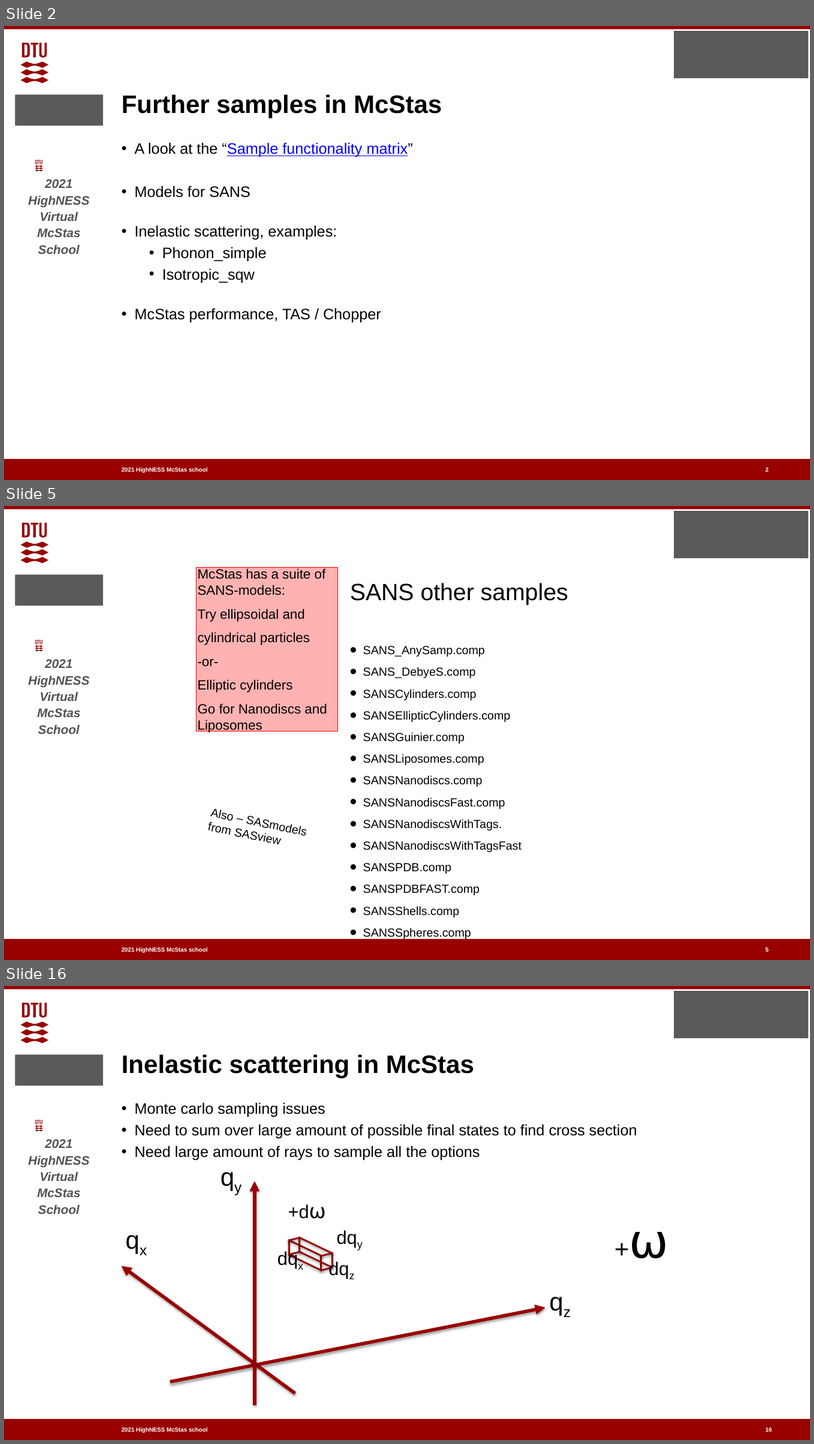
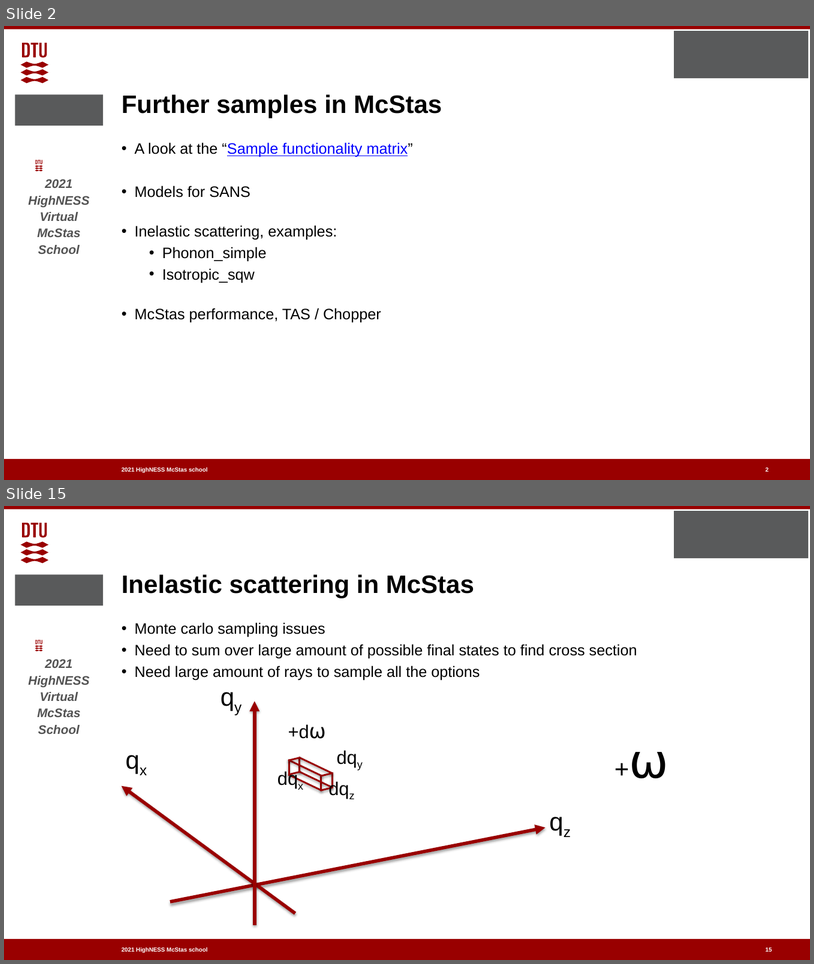
Before and after one commit to McStasMcXtrace/Schools, a slide deck: ESS_May_2021/Thursday_May_6th/2_Samples_II/More_samples.pptx. Shown one above the other, each under a label of ours: slides 2, 5 and 16 before the commit, slides 2 and 15 after it; the slides between them are not shown. The pictures are 814x1444 and 814x964 pixels, drawn with LibreOffice and Linux fonts; fonts in the diff are those of the drawing; background and template pictures are left out. Boxes give left, top, right and bottom in pixels: in the first picture for what was removed or moved away, otherwise in the second. Text is boxed around its words. In the diff, an @@ line names an element or a change of style, - is before the commit and + after.

```diff
--- a/ESS_May_2021/Thursday_May_6th/2_Samples_II/More_samples.pptx
+++ b/ESS_May_2021/Thursday_May_6th/2_Samples_II/More_samples.pptx
@@ slide 5 removed at (x1=4, y1=506, x2=810, y2=960), background #FFFFFF; not listed: 8 template elements that a slide beside it also shows @@
@@ rectangle removed at (x1=196, y1=567, x2=338, y2=732) @@
-McStas has a suite of SANS-models:
-Try ellipsoidal and
-cylindrical particles
--or-
-Elliptic cylinders
-Go for Nanodiscs and Liposomes
@@ text removed at (x1=350, y1=583, x2=569, y2=605) @@
-SANS other samples
@@ text removed at (x1=363, y1=646, x2=522, y2=940) @@
-• SANS_AnySamp.comp
-• SANS_DebyeS.comp
-• SANSCylinders.comp
-• SANSEllipticCylinders.comp
-• SANSGuinier.comp
-• SANSLiposomes.comp
-• SANSNanodiscs.comp
-• SANSNanodiscsFast.comp
-• SANSNanodiscsWithTags.
-• SANSNanodiscsWithTagsFast
-• SANSPDB.comp
-• SANSPDBFAST.comp
-• SANSShells.comp
-• SANSSpheres.comp
@@ text removed at (x1=207, y1=822, x2=230, y2=835) @@
-Also – SASmodels from SASview
@@ page number removed at (x1=766, y1=948, x2=769, y2=954) @@
-5
@@ what was slide 16 is now slide 15 @@
```
Also in this commit, not shown: 8 slides changed, 6 slides added, 6 other slides removed, 2 other files.
